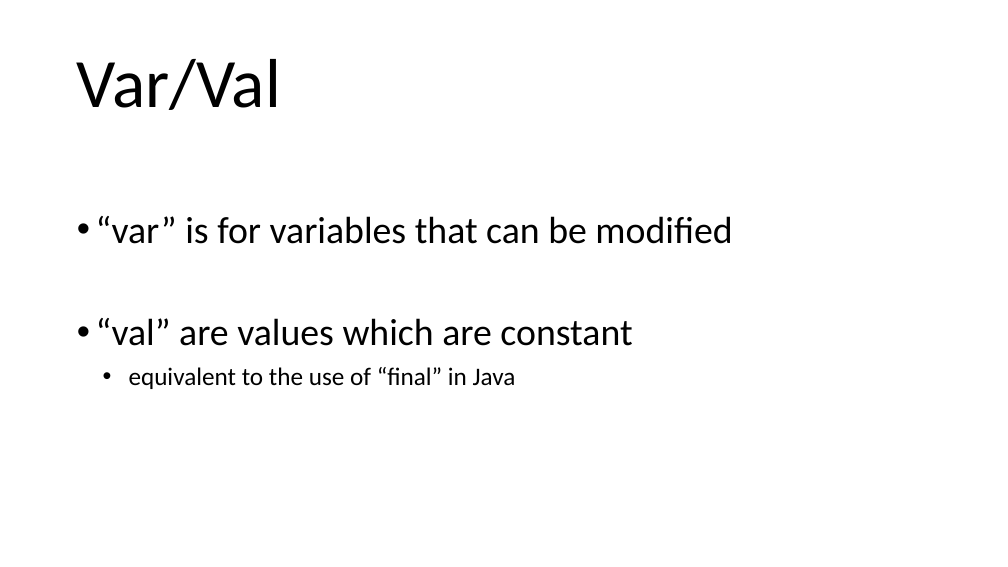
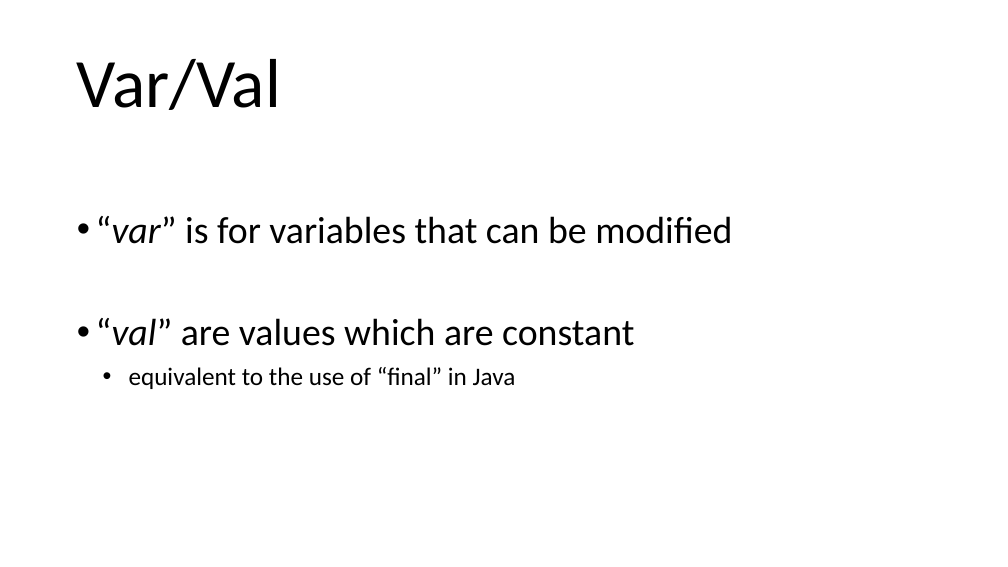
Before and after one commit to arcuri82/testing_security_development_enterprise_systems, a slide deck: slide 18 of doc/advanced/slides/lesson_01.pptx. Drawn at 1008x567 pixels with LibreOffice and Linux fonts; fonts in the diff are those of the drawing. Boxes give left, top, right and bottom in pixels: in the first picture for what was removed or moved away, otherwise in the second. Text is boxed around its words. In the diff, an @@ line names an element or a change of style, - is before the commit and + after.

```diff
--- a/doc/advanced/slides/lesson_01.pptx
+++ b/doc/advanced/slides/lesson_01.pptx
@@ text at bbox=[96, 216, 732, 346]: italic on in "“var”", "“val”" @@
```
Also in this commit, not shown: 6 other slides changed, 1 other file.
